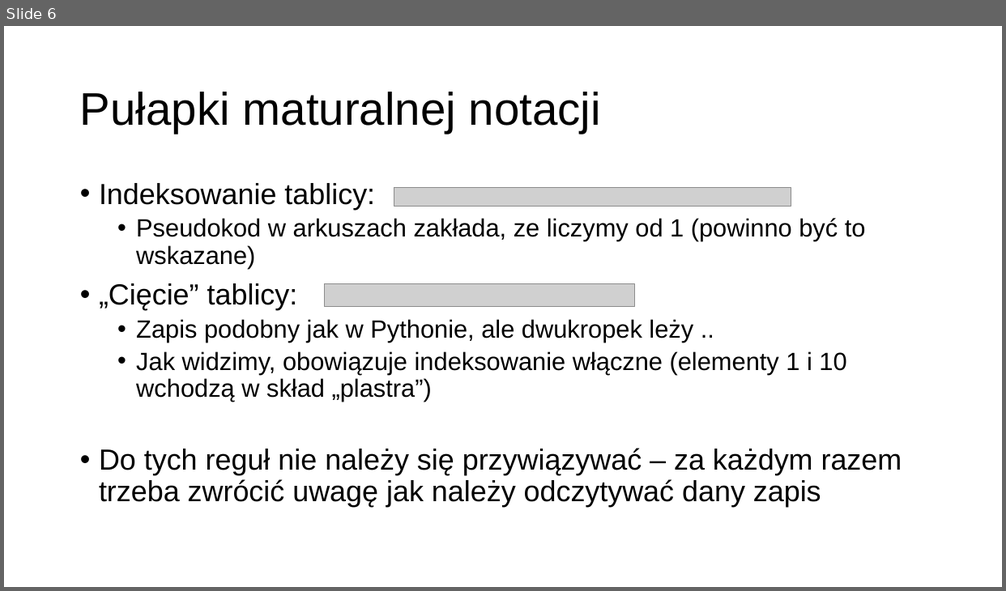
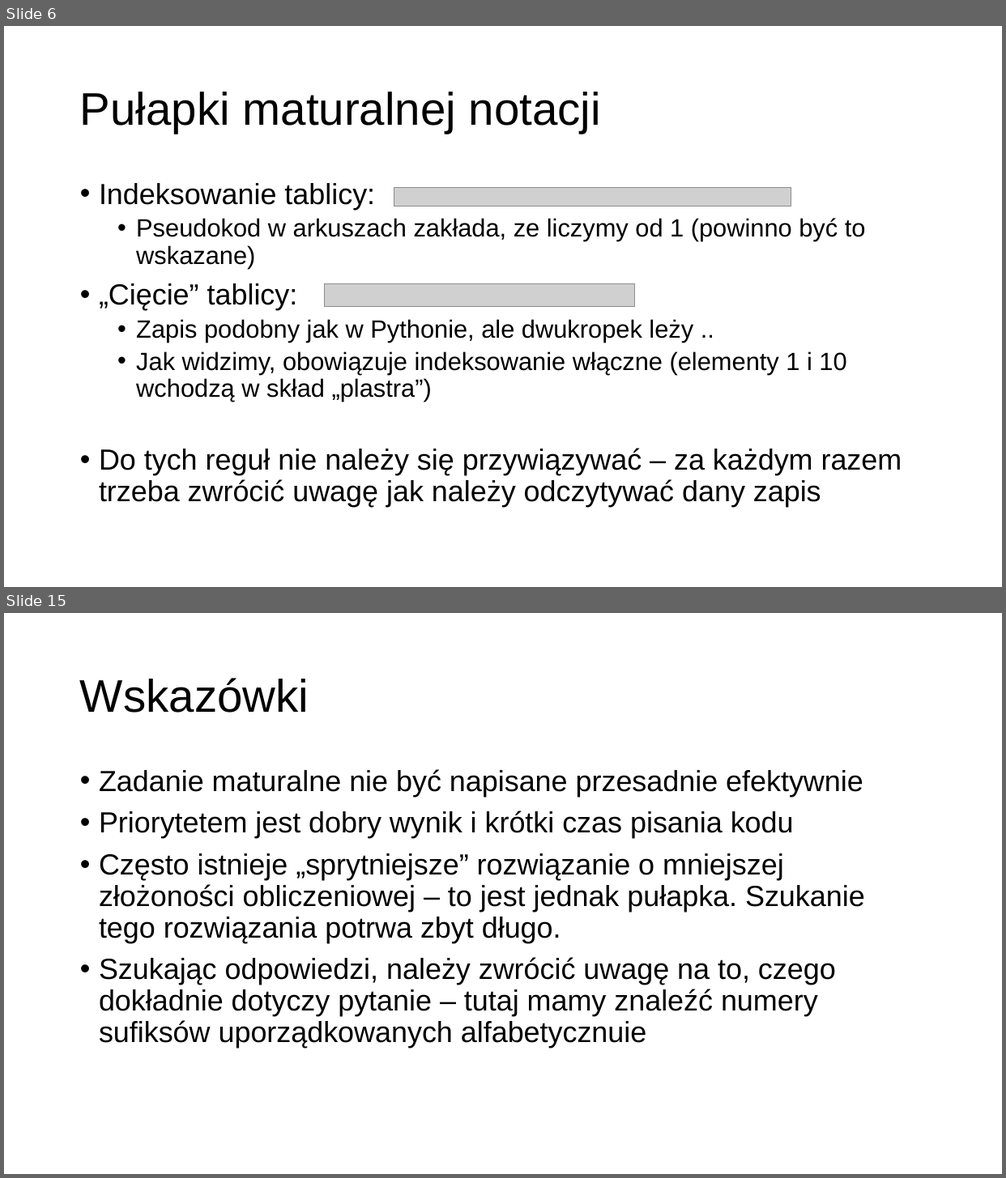
Before and after one commit to MikoStoro/ETI_Academy_Matura, a slide deck: prezentacje/Prezentacja3.pptx. Shown one above the other, each under a label of ours: slide 6 before the commit, slides 6 and 15 after it; the slides between them are not shown. The pictures are 1006x591 and 1006x1178 pixels, drawn with LibreOffice and Linux fonts; fonts in the diff are those of the drawing; grey boxes stand for pictures; background and template pictures are left out. Boxes give left, top, right and bottom in pixels: in the first picture for what was removed or moved away, otherwise in the second. Text is boxed around its words. In the diff, an @@ line names an element or a change of style, - is before the commit and + after.

```diff
--- a/prezentacje/Prezentacja3.pptx
+++ b/prezentacje/Prezentacja3.pptx
@@ slide 15 added at box(4, 613, 1002, 1174), background picture (left out) @@
@@ title added at box(80, 678, 309, 713), 44 pt, text #000000 @@
+Wskazówki
@@ text added at box(99, 769, 865, 1048), 28 pt, text #000000 @@
+• Zadanie maturalne nie być napisane przesadnie efektywnie
+• Priorytetem jest dobry wynik i krótki czas pisania kodu
+• Często istnieje „sprytniejsze” rozwiązanie o mniejszej złożoności obliczeniowej – to jest jednak pułapka. Szukanie tego rozwiązania potrwa zbyt długo.
+• Szukając odpowiedzi, należy zwrócić uwagę na to, czego dokładnie dotyczy pytanie – tutaj mamy znaleźć numery sufiksów uporządkowanych alfabetycznuie
```
Also in this commit, not shown: 1 slide changed, 10 other slides added, 1 slide removed, 3 other files.
